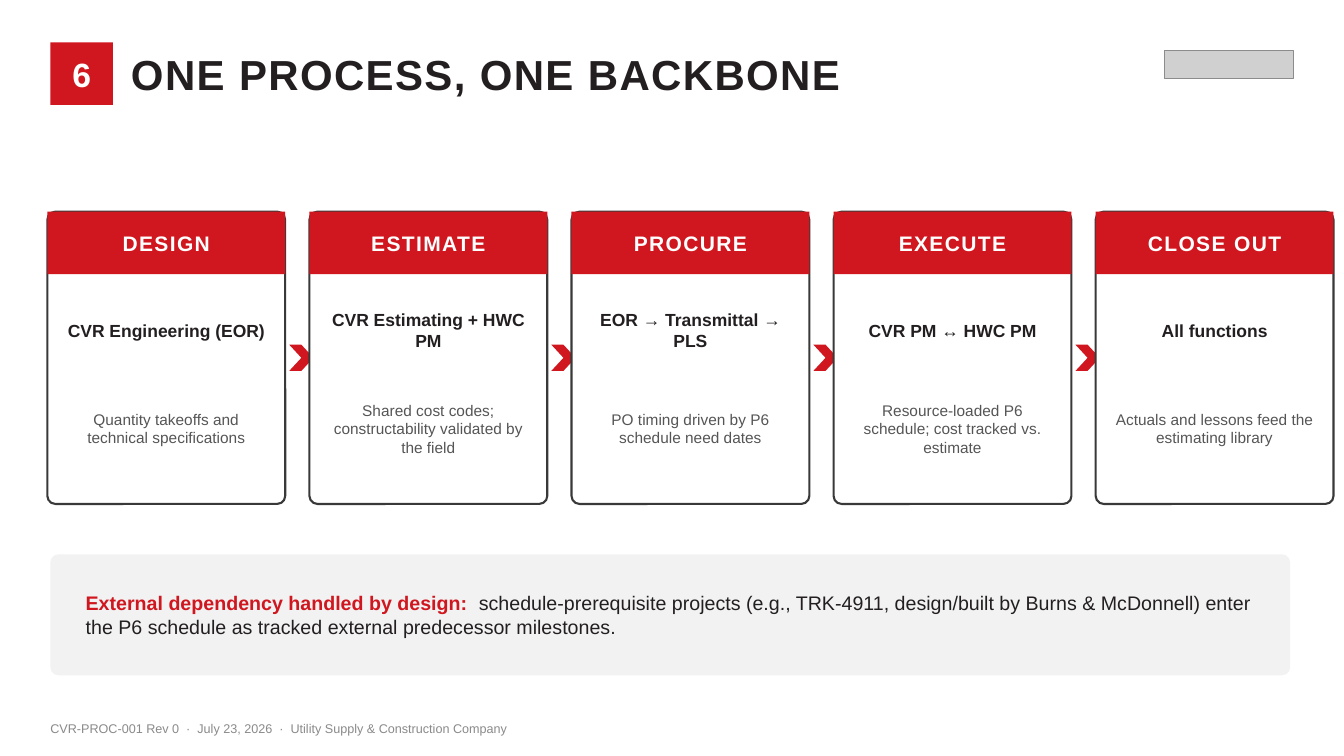
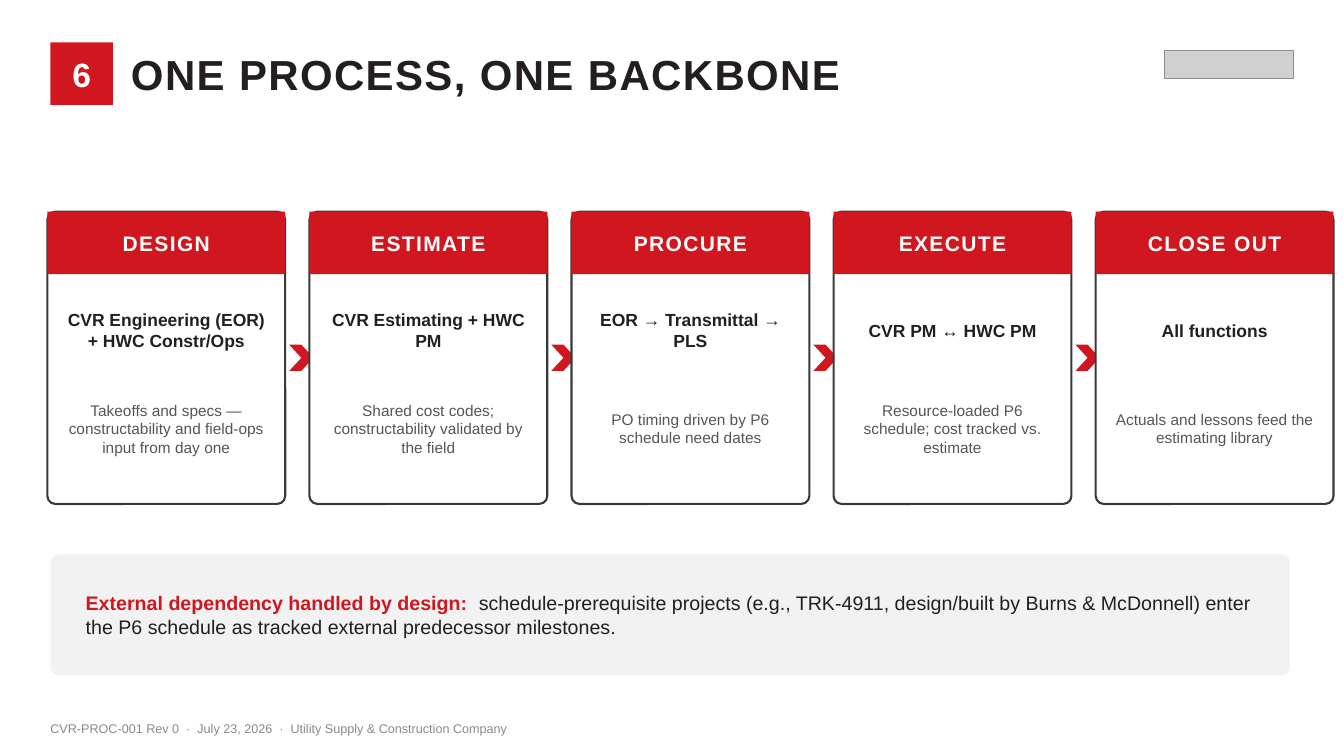
Before and after one commit to codlingjim-debug/Codling-Todo, a slide deck: slide 7 of processes/USC-CVR-Integrated-Capital-Delivery-Process.pptx. Drawn at 1344x756 pixels with LibreOffice and Linux fonts; fonts in the diff are those of the drawing; grey boxes stand for pictures. Boxes give left, top, right and bottom in pixels: in the first picture for what was removed or moved away, otherwise in the second. Text is boxed around its words. In the diff, an @@ line names an element or a change of style, - is before the commit and + after.

```diff
--- a/processes/USC-CVR-Integrated-Capital-Delivery-Process.pptx
+++ b/processes/USC-CVR-Integrated-Capital-Delivery-Process.pptx
@@ text at [68,313,264,351]: text changed @@
-CVR Engineering (EOR)
+CVR Engineering (EOR) + HWC Constr/Ops
@@ text at [69,405,263,456]: text changed @@
-Quantity takeoffs and technical specifications
+Takeoffs and specs — constructability and field-ops input from day one
```
Also in this commit, not shown: 1 other slide changed, 3 other files.
